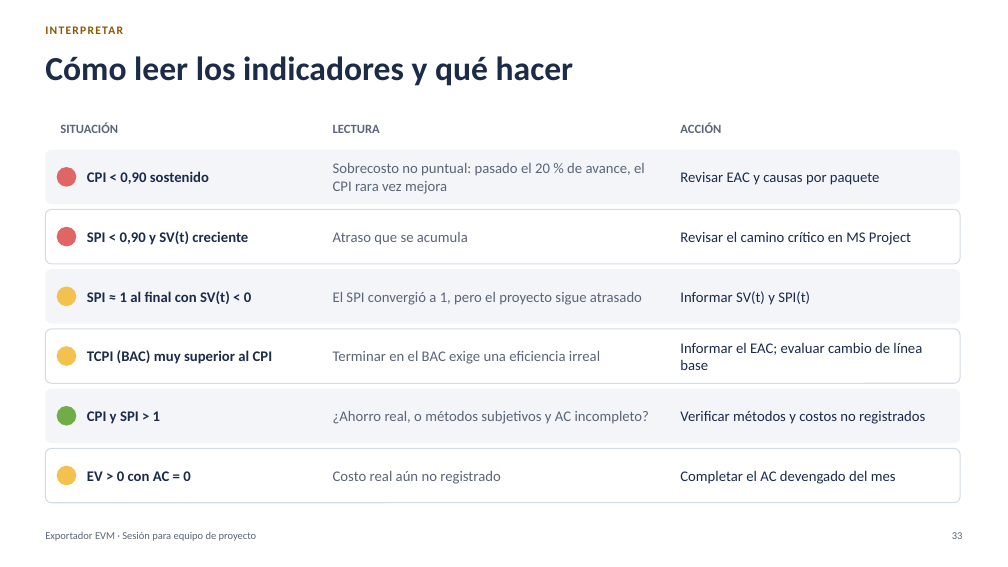
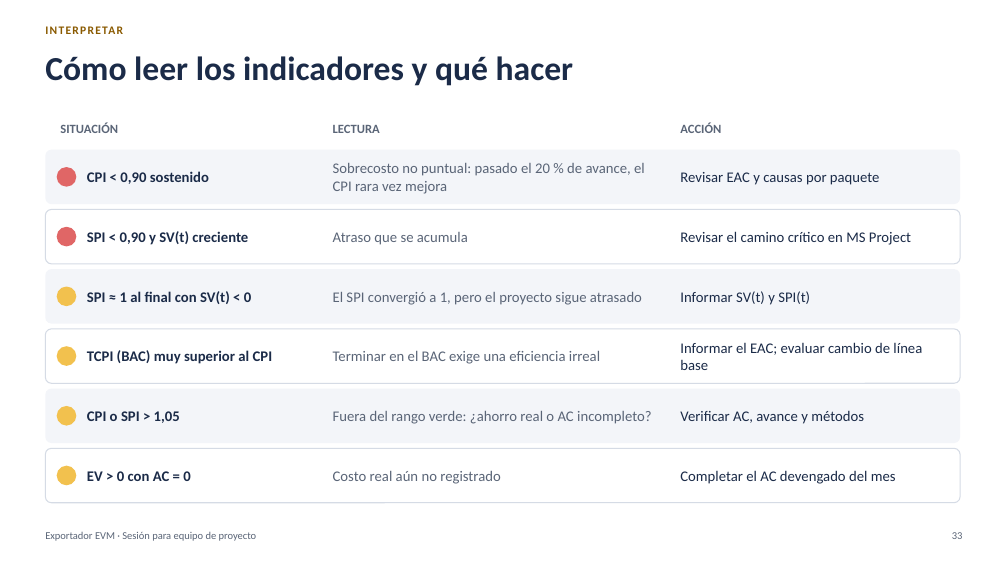
Before and after one commit to MarceloSalazar/evm-automation, a slide deck: slide 33 of docs/presentacion-jefes-de-proyecto.pptx. Drawn at 1008x567 pixels with LibreOffice and Linux fonts; fonts in the diff are those of the drawing. Boxes give left, top, right and bottom in pixels: in the first picture for what was removed or moved away, otherwise in the second. Text is boxed around its words. In the diff, an @@ line names an element or a change of style, - is before the commit and + after.

```diff
--- a/docs/presentacion-jefes-de-proyecto.pptx
+++ b/docs/presentacion-jefes-de-proyecto.pptx
@@ ellipse at bbox=[57, 406, 76, 426]: fill #70AD47 to #F2C14E @@
@@ text at bbox=[87, 411, 180, 423]: text changed @@
-CPI y SPI > 1
+CPI o SPI > 1,05
@@ text at bbox=[333, 411, 651, 424]: text changed @@
-¿Ahorro real, o métodos subjetivos y AC incompleto?
+Fuera del rango verde: ¿ahorro real o AC incompleto?
@@ text at bbox=[680, 411, 864, 424]: text changed @@
-Verificar métodos y costos no registrados
+Verificar AC, avance y métodos
```
Also in this commit, not shown: 8 other slides changed, 1 slide added, 29 other files.
